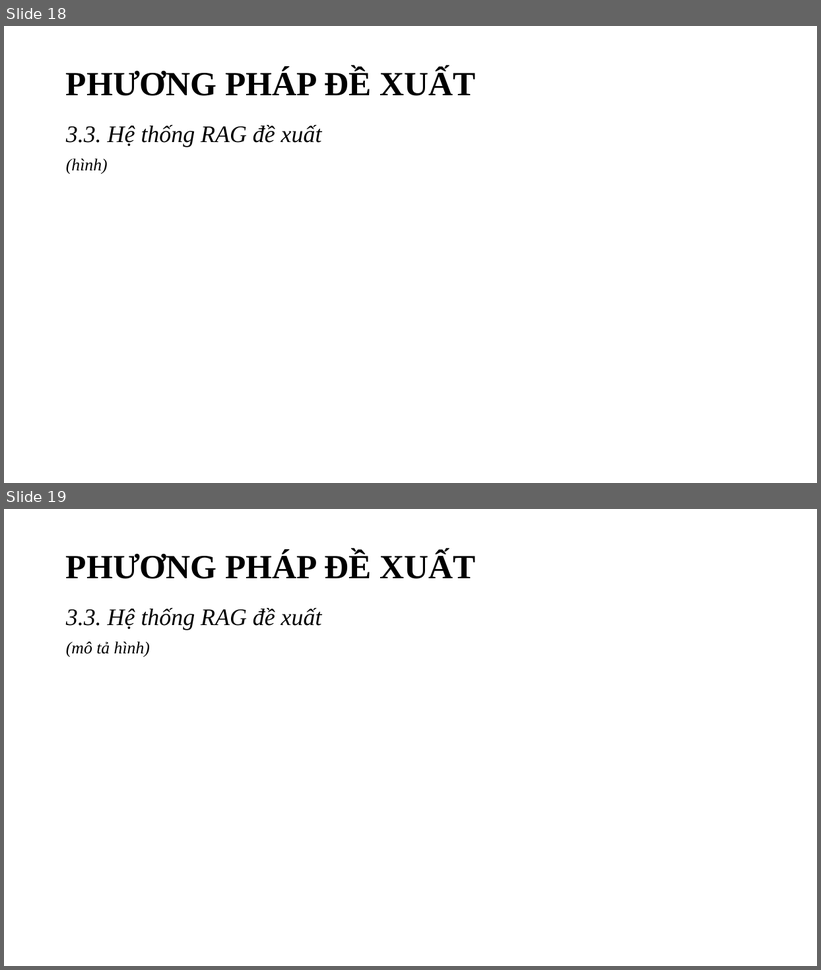
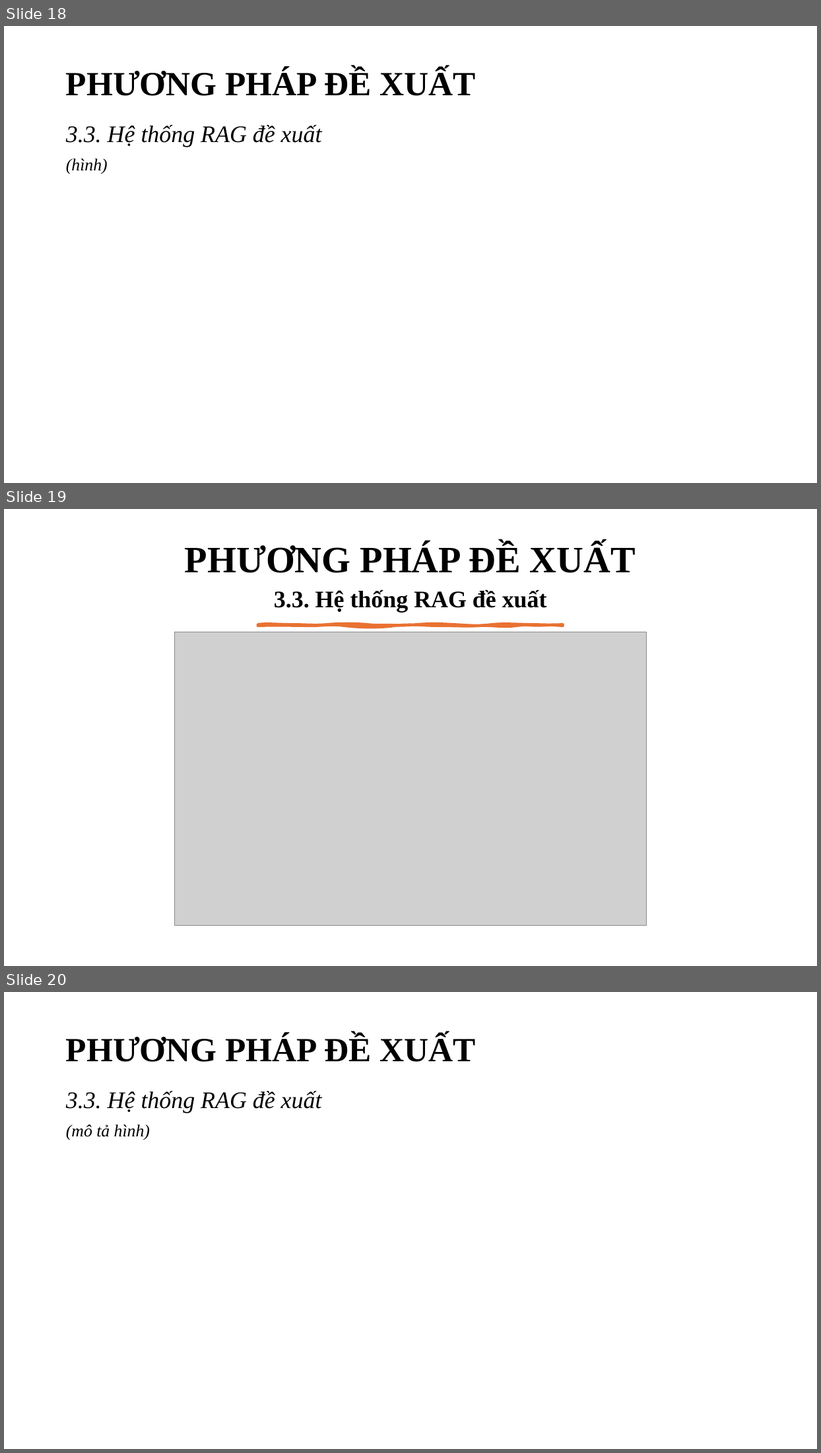
Before and after one commit to ngovanuc/Vietnamese_History_Chatbot, a slide deck: documents/slide bao cao v2.pptx. Shown one above the other, each under a label of ours: slides 18 and 19 before the commit, slides 18, 19 and 20 after it. The pictures are 821x970 and 821x1453 pixels, drawn with LibreOffice and Linux fonts; fonts in the diff are those of the drawing; grey boxes stand for pictures. Boxes give left, top, right and bottom in pixels: in the first picture for what was removed or moved away, otherwise in the second. Text is boxed around its words. In the diff, an @@ line names an element or a change of style, - is before the commit and + after.

```diff
--- a/documents/slide bao cao v2.pptx
+++ b/documents/slide bao cao v2.pptx
@@ slide 19 added at box(4, 509, 817, 966), background #FFFFFF @@
@@ title added at box(185, 543, 636, 612), 28 pt, text #000000, bold @@
+PHƯƠNG PHÁP ĐỀ XUẤT
+3.3. Hệ thống RAG đề xuất
@@ freeform shape added at box(257, 625, 563, 626), fill #E97132, outline #E97132 3.25 pt @@
@@ picture added at box(175, 632, 646, 925) @@
@@ what was slide 19 is now slide 20 @@
```
Also in this commit, not shown: 11 slides changed, 2 other files.
